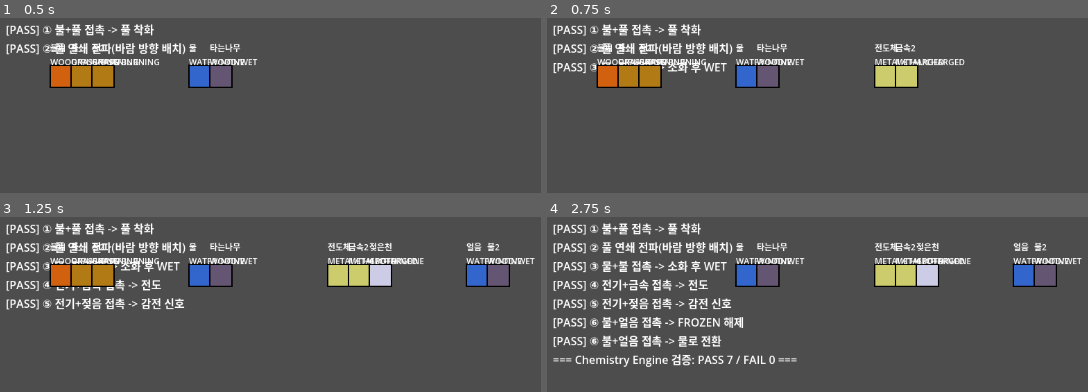
Above: before the commit, frames 1-4 (two rows, left to right).
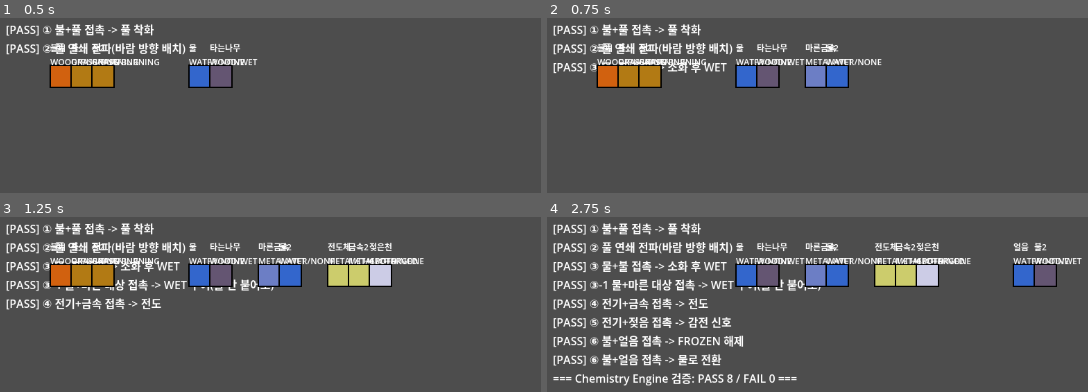
Above: after the commit, the same moments.

Repository: 50seok/ZeldaLike
Game: Godot game, scene res://scenes/chem_test/chem_test.tscn
Two runs of this game, one before a commit and one after it. Both use one fixed random seed, a clock stepped at 60 frames per second and the inputs below.
Inputs:
- Up to frame 1 (0.5 s): no input
- Up to frame 2 (0.75 s): tap Enter at 0.5 s; hold Right (ui_right) from 0.53 s (still down); tap Z at 0.6 s
- Up to frame 3 (1.25 s): keep holding Right (ui_right); tap Space at 0.77 s
- Up to frame 4 (2.75 s): release Right (ui_right) at 1.28 s; hold Down (ui_down) 1.28-2.03 s; tap X at 1.35 s; tap Space at 1.52, 2 s; hold Right (ui_right) from 2.03 s (still down); tap C at 2.1 s

Frame 1 is identical in both runs. In frame 2, 3.4% of the frame differs, in the area x 47-78%, y 14-40%; in frame 3, 4.5%; in frame 4, 7.4%, in the area x 1-62%, y 14-97%.

Commit message:
fix: 물 반응이 불붙은 대상에만 WET을 부여하던 버그 수정 - 마른 대상도 젖게 함
물+전기 콤보(아이언셸)가 실전에서 절대 성립할 수 없던 원인. 반응표의 물 규칙이
state_b=BURNING 조건이 있어 소화 전용으로만 동작했고, 마른 금속엔 매치되는
규칙이 아예 없어 WET이 안 됐음(전기 화살은 전도만 되고 감전 스턴이 안 걸림).
조건 제거로 물 접촉 시 상태 무관 WET 부여(불붙은 상태면 소화 겸용).

회귀 방지: M3 몬스터 테스트가 shell.set_state(WET) 직접 강제라 반응표 경로를
안 타서 이 버그를 못 잡았음 - 실제 물 오브젝트 접촉으로 교체. M1에도 마른
대상 WET 코어 체크 추가.

Diff:
--- a/project/resources/reactions/mvp_reaction_table.tres
+++ b/project/resources/reactions/mvp_reaction_table.tres
@@ -72,7 +72,7 @@
 material_a = 5
 state_a = 0
 material_b = 0
-state_b = 1
+state_b = 0
 affects_a = false
 result_state_a = 0
 convert_material_a = 0
@@ -81,7 +81,7 @@
 result_state_b = 2
 convert_material_b = 0
 shock_b = false
-description = "물 접촉 -> 불붙은 대상 소화, WET 부여"
+description = "물 접촉 -> 대상 WET(불붙은 상태였다면 소화 겸용)"
 
 [sub_resource type="Resource" id="Resource_kv7yr"]
 script = ExtResource("1_wnq71")
--- a/project/scenes/chem_test/chem_test.gd
+++ b/project/scenes/chem_test/chem_test.gd
@@ -59,6 +59,12 @@
 	await get_tree().create_timer(0.2).timeout
 	_check("③ 물+불 접촉 -> 소화 후 WET", burning_wood.state == ChemTypes.State.WET)
 
+	# 3-1. 물 + 마른 대상(불 안 붙음) -> 그래도 WET (물+전기 콤보의 전제 조건)
+	var dry_metal := _spawn(ChemTypes.MaterialTag.METAL, Vector2(400, 100), "마른금속")
+	var water2 := _spawn(ChemTypes.MaterialTag.WATER, Vector2(430, 100), "물2")
+	await get_tree().create_timer(0.2).timeout
+	_check("③-1 물+마른 대상 접촉 -> WET 부여(불 안 붙어도)", dry_metal.state == ChemTypes.State.WET)
+
 	# 4. 전기 + 금속 -> 전도
 	var charged_metal := _spawn(ChemTypes.MaterialTag.METAL, Vector2(500, 100), "전도체")
 	var metal2 := _spawn(ChemTypes.MaterialTag.METAL, Vector2(530, 100), "금속2")
--- a/project/scenes/m3_monster_test/m3_monster_test.gd
+++ b/project/scenes/m3_monster_test/m3_monster_test.gd
@@ -114,7 +114,14 @@
 	await get_tree().create_timer(0.1).timeout
 	_check("C 평소 근접 공격 -> 무효(튕김)", shell.hearts == shell.max_hearts)
 
-	shell.set_state(ChemTypes.State.WET)
+	# 실측 버그 재발 방지: shell.set_state(WET)로 직접 강제하면 반응표 경로를 안 타서
+	# "마른 대상에 물을 던져도 반응표에 매치되는 규칙이 없어 WET이 안 됨" 버그를
+	# 못 잡았다(실측 확인: "물+전기화살 했는데 안 죽음"). 실제 물 오브젝트 접촉으로 검증.
+	var water := _spawn_chem(ChemTypes.MaterialTag.WATER, shell.global_position + Vector2(5, 0), "물")
+	await get_tree().create_timer(0.1).timeout
+	_check("C 물 접촉(실제 반응표 경로) -> WET 부여", shell.state == ChemTypes.State.WET)
+	water.queue_free()
+
 	var charged := _spawn_chem(ChemTypes.MaterialTag.METAL, shell.global_position, "전도체")
 	charged.set_state(ChemTypes.State.CHARGED)
 	await get_tree().create_timer(0.2).timeout
--- a/project/scripts/tools/build_reaction_table.gd
+++ b/project/scripts/tools/build_reaction_table.gd
@@ -29,13 +29,17 @@
 	r_wind.description = "불붙은 풀 -> 인접 풀 연쇄 전파"
 	rules.append(r_wind)
 
-	# 3. 물 + 불붙음 -> 소화 + 젖음
+	# 3. 물 접촉 -> 대상 WET (상태 무관 - 마른 대상이든 불붙은 대상이든).
+	# 예전엔 state_b=BURNING 조건이 있어서 "불 끄기" 전용으로만 동작했다 -> 마른 금속
+	# (아이언셸 등)에 물을 던져도 반응표에 매치되는 규칙이 아예 없어 WET이 안 됐고,
+	# 그래서 물+전기 콤보 자체가 절대 성립할 수 없었다(실측 확인: "물+전기화살 했는데
+	# 안 죽음" - 감전 대신 항상 전도만 됨). 상태 조건을 없애 조건 없이 WET을 부여하면
+	# 불붙은 대상은 자동으로 소화까지 겸한다(WET이 BURNING을 대체하므로).
 	var r_water := ReactionRule.new()
 	r_water.material_a = ChemTypes.MaterialTag.WATER
-	r_water.state_b = ChemTypes.State.BURNING
 	r_water.affects_b = true
 	r_water.result_state_b = ChemTypes.State.WET
-	r_water.description = "물 접촉 -> 불붙은 대상 소화, WET 부여"
+	r_water.description = "물 접촉 -> 대상 WET(불붙은 상태였다면 소화 겸용)"
 	rules.append(r_water)
 
 	# 5. 전기 + 젖음 -> 감전 (4번보다 먼저 검사해야 한다 — try_apply는 첫 매치에서
